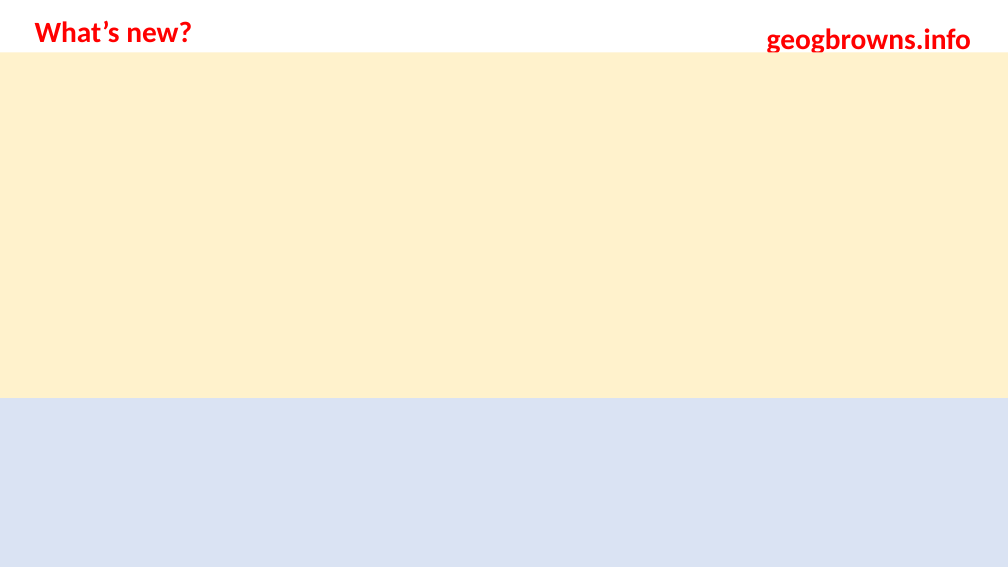
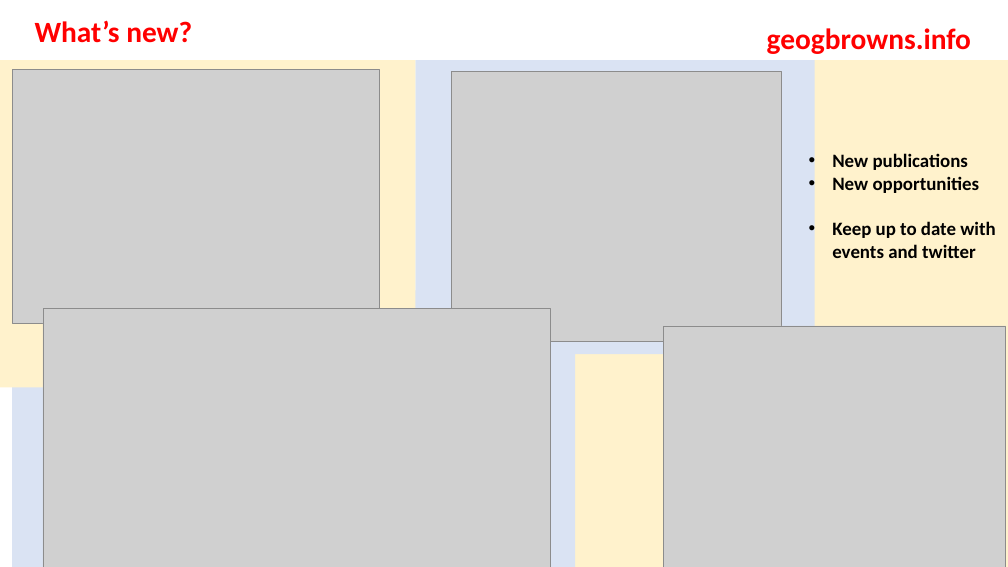
Before and after one commit to dmrom7/geogbrowns, a slide deck: slide 5 of news.pptx. Drawn at 1008x567 pixels with LibreOffice and Linux fonts; fonts in the diff are those of the drawing; grey boxes stand for pictures. Boxes give left, top, right and bottom in pixels: in the first picture for what was removed or moved away, otherwise in the second. Text is boxed around its words. In the diff, an @@ line names an element or a change of style, - is before the commit and + after.

```diff
--- a/news.pptx
+++ b/news.pptx
@@ rectangle: place and size @@
-rectangle at bbox=[0, 52, 1008, 398]
+rectangle at bbox=[0, 60, 416, 387]
@@ picture added at bbox=[13, 69, 380, 324] @@
@@ rectangle: place and size @@
-rectangle at bbox=[0, 383, 1008, 567]
+rectangle at bbox=[416, 60, 815, 354]
@@ picture added at bbox=[452, 71, 782, 342] @@
@@ rectangle added at bbox=[596, 60, 1008, 387], fill #FFF2CC @@
@@ text added at bbox=[832, 153, 995, 258], 18 pt, text #000000, bold @@
+• New publications
+• New opportunities
+• Keep up to date with events and twitter
@@ rectangle added at bbox=[12, 290, 575, 567], fill #DAE3F3 @@
@@ rectangle added at bbox=[571, 290, 1008, 567], fill #FFF2CC @@
@@ picture added at bbox=[43, 309, 551, 567] @@
@@ picture added at bbox=[663, 326, 1006, 567] @@
```
Also in this commit, not shown: 1 other file.
